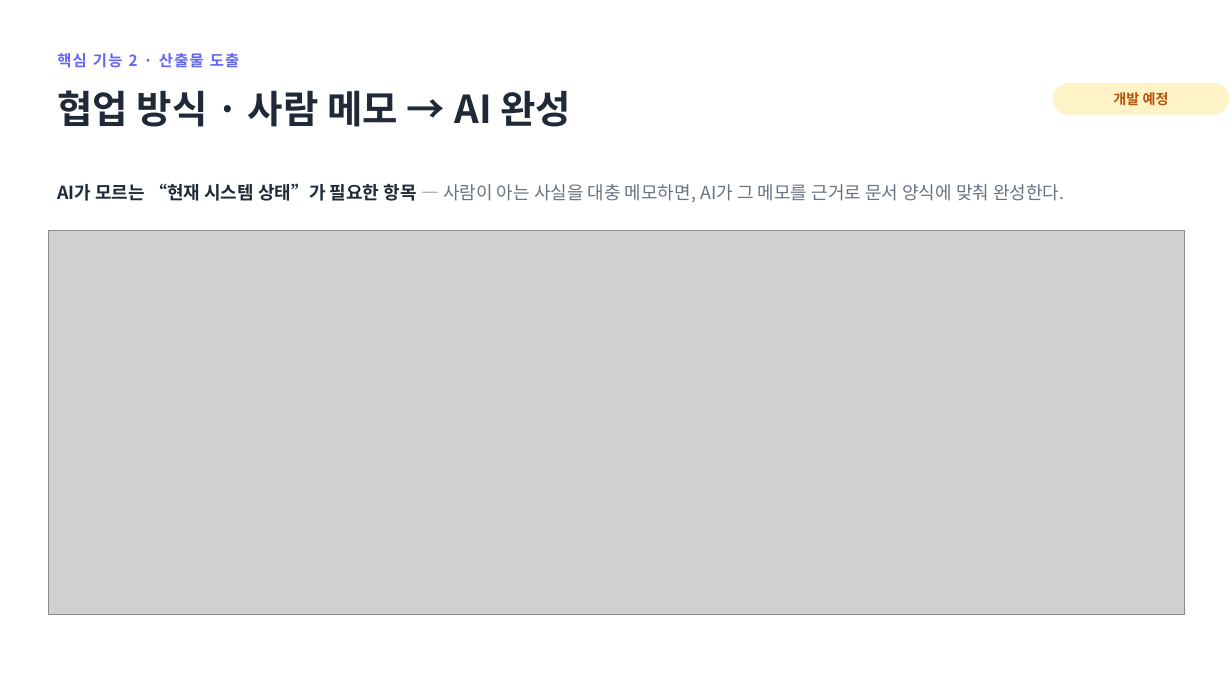
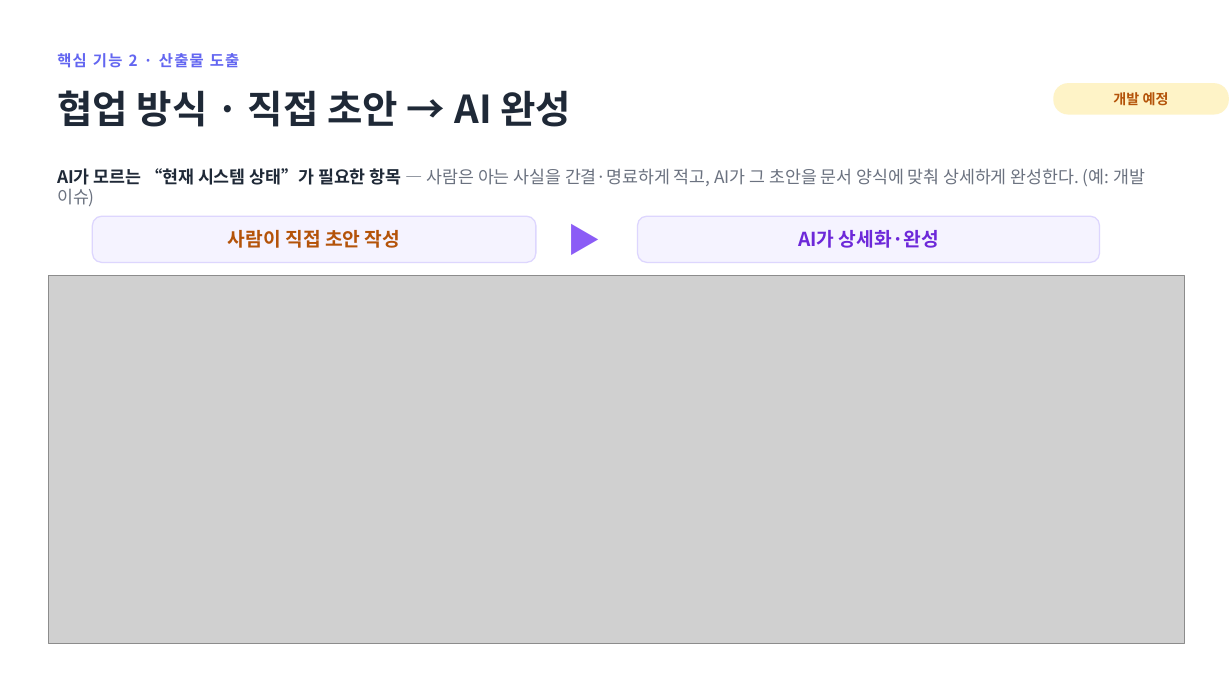
Before and after one commit to jihunhan98/semes-superrookie, a slide deck: slide 12 of docs/진행공유_요구사항자동화.pptx. Drawn at 1232x693 pixels with LibreOffice and Linux fonts; fonts in the diff are those of the drawing; grey boxes stand for pictures. Boxes give left, top, right and bottom in pixels: in the first picture for what was removed or moved away, otherwise in the second. Text is boxed around its words. In the diff, an @@ line names an element or a change of style, - is before the commit and + after.

```diff
--- a/docs/진행공유_요구사항자동화.pptx
+++ b/docs/진행공유_요구사항자동화.pptx
@@ text at box(57, 90, 571, 127): text changed @@
-협업 방식 · 사람 메모 → AI 완성
+협업 방식 · 직접 초안 → AI 완성
@@ text at box(57, 168, 1145, 206): text changed; size 14 to 13.5 pt @@
-AI가 모르는 “현재 시스템 상태”가 필요한 항목 — 사람이 아는 사실을 대충 메모하면, AI가 그 메모를 근거로 문서 양식에 맞춰 완성한다.
+AI가 모르는 “현재 시스템 상태”가 필요한 항목 — 사람은 아는 사실을 간결·명료하게 적고, AI가 그 초안을 문서 양식에 맞춰 상세하게 완성한다. (예: 개발 이슈)
@@ rounded rectangle added at box(92, 216, 536, 262), fill #F5F3FF, outline #DDD6FE 1 pt, 15 pt, text #B45309, bold @@
+사람이 직접 초안 작성
@@ text added at box(550, 216, 619, 262), 26 pt, text #8B5CF6, bold @@
+▶
@@ rounded rectangle added at box(638, 216, 1100, 262), fill #F5F3FF, outline #DDD6FE 1 pt, 15 pt, text #6D28D9, bold @@
+AI가 상세화·완성
@@ picture: place and size @@
-picture at box(48, 231, 1185, 615)
+picture at box(48, 275, 1185, 643)
```
Also in this commit, not shown: 2 other slides changed, 2 other files.
